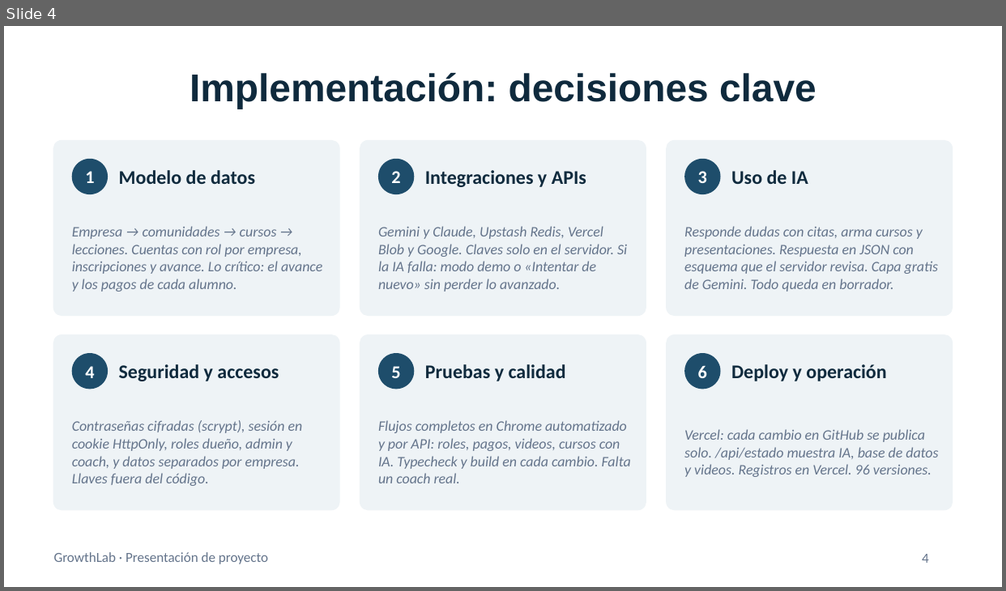
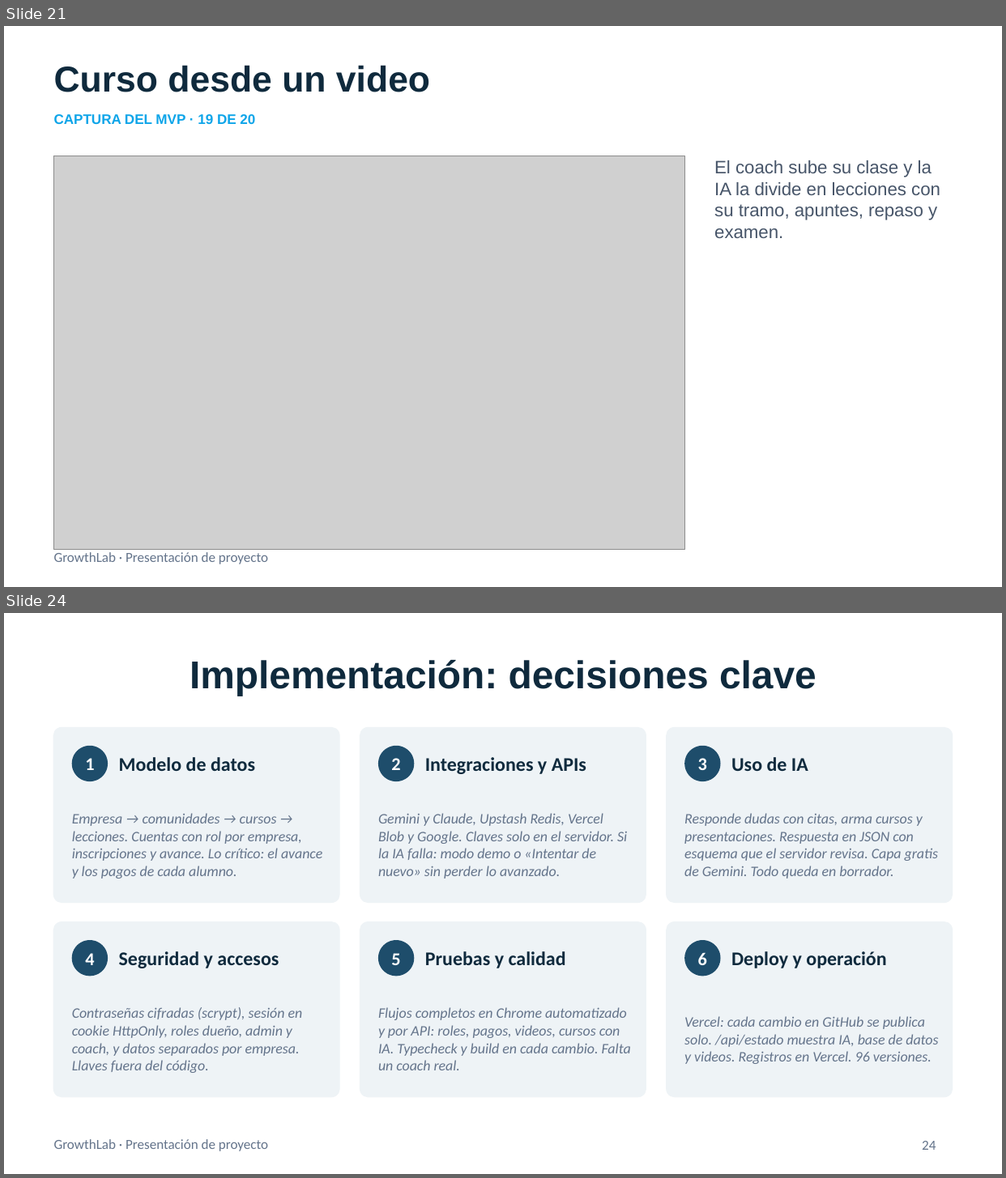
Before and after one commit to 3tted/plataforma-cursos-mvp, a slide deck: docs/Presentacion-GrowthLab-Merkatics.pptx. Shown one above the other, each under a label of ours: slide 4 before the commit, slides 21 and 24 after it; the slides between them are not shown. The pictures are 1006x591 and 1006x1178 pixels, drawn with LibreOffice and Linux fonts; fonts in the diff are those of the drawing; grey boxes stand for pictures. Boxes give left, top, right and bottom in pixels: in the first picture for what was removed or moved away, otherwise in the second. Text is boxed around its words. In the diff, an @@ line names an element or a change of style, - is before the commit and + after.

```diff
--- a/docs/Presentacion-GrowthLab-Merkatics.pptx
+++ b/docs/Presentacion-GrowthLab-Merkatics.pptx
@@ slide 21 added at <box>4,26,1002,587</box>, background #FFFFFF; not listed: 1 template element that a slide beside it also shows @@
@@ text added at <box>54,65,430,92</box>, 26 pt, text #0F2A3D, bold @@
+Curso desde un video
@@ text added at <box>54,114,255,124</box>, 10 pt, text #0EA5E9, bold @@
+CAPTURA DEL MVP · 19 DE 20
@@ picture added at <box>54,156,684,550</box> @@
@@ text added at <box>714,160,940,238</box>, 13 pt, text #475569 @@
+El coach sube su clase y la IA la divide en lecciones con su tramo, apuntes, repaso y examen.
@@ what was slide 4 is now slide 24 @@
@@ page number at <box>922,1141,936,1150</box>: text changed @@
-4
+24
```
Also in this commit, not shown: 1 slide changed, 19 other slides added.
